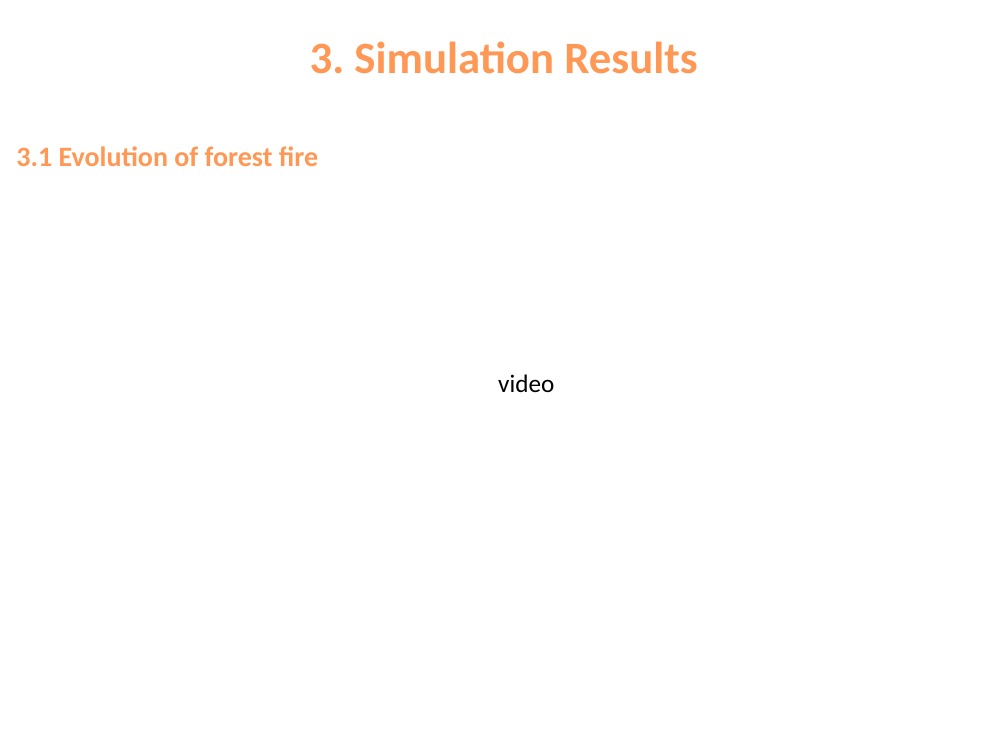
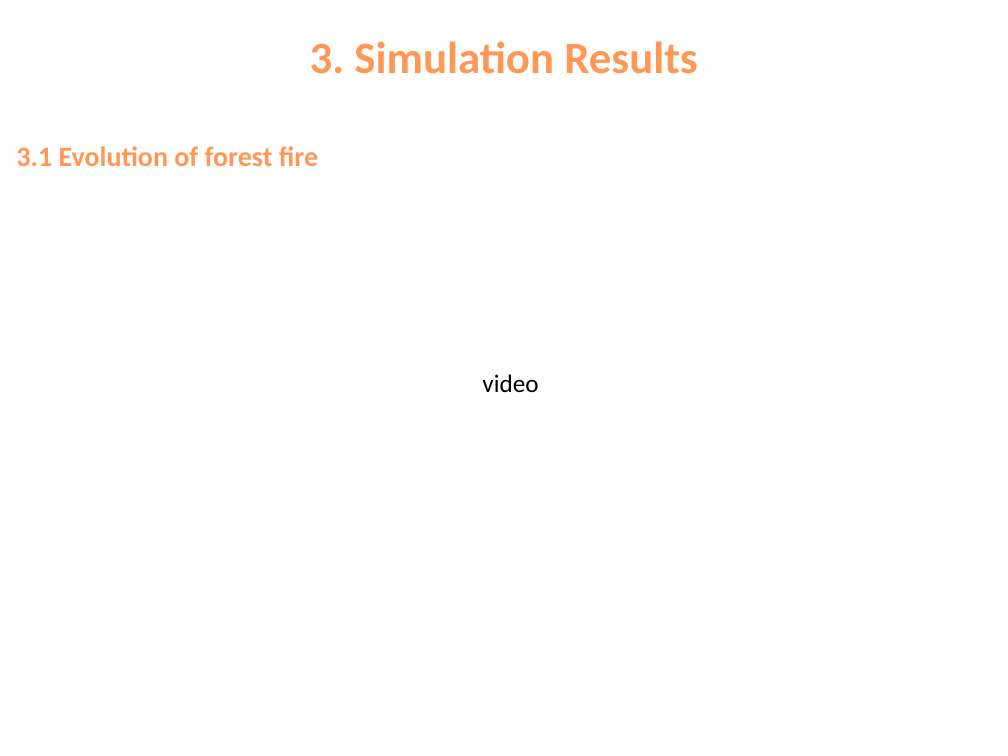
Before and after one commit to geniusszsz/Fire-Phoenix, a slide deck: slide 6 of presentation/presentation FFM&SOC.pptx. Drawn at 1008x756 pixels with LibreOffice and Linux fonts; fonts in the diff are those of the drawing. Boxes give left, top, right and bottom in pixels: in the first picture for what was removed or moved away, otherwise in the second. Text is boxed around its words. In the diff, an @@ line names an element or a change of style, - is before the commit and + after.

```diff
--- a/presentation/presentation FFM&SOC.pptx
+++ b/presentation/presentation FFM&SOC.pptx
@@ text "video" moved from (x1=498, y1=374, x2=554, y2=392) to (x1=482, y1=374, x2=538, y2=392) @@
```
Also in this commit, not shown: 7 other slides changed, 1 other file.
